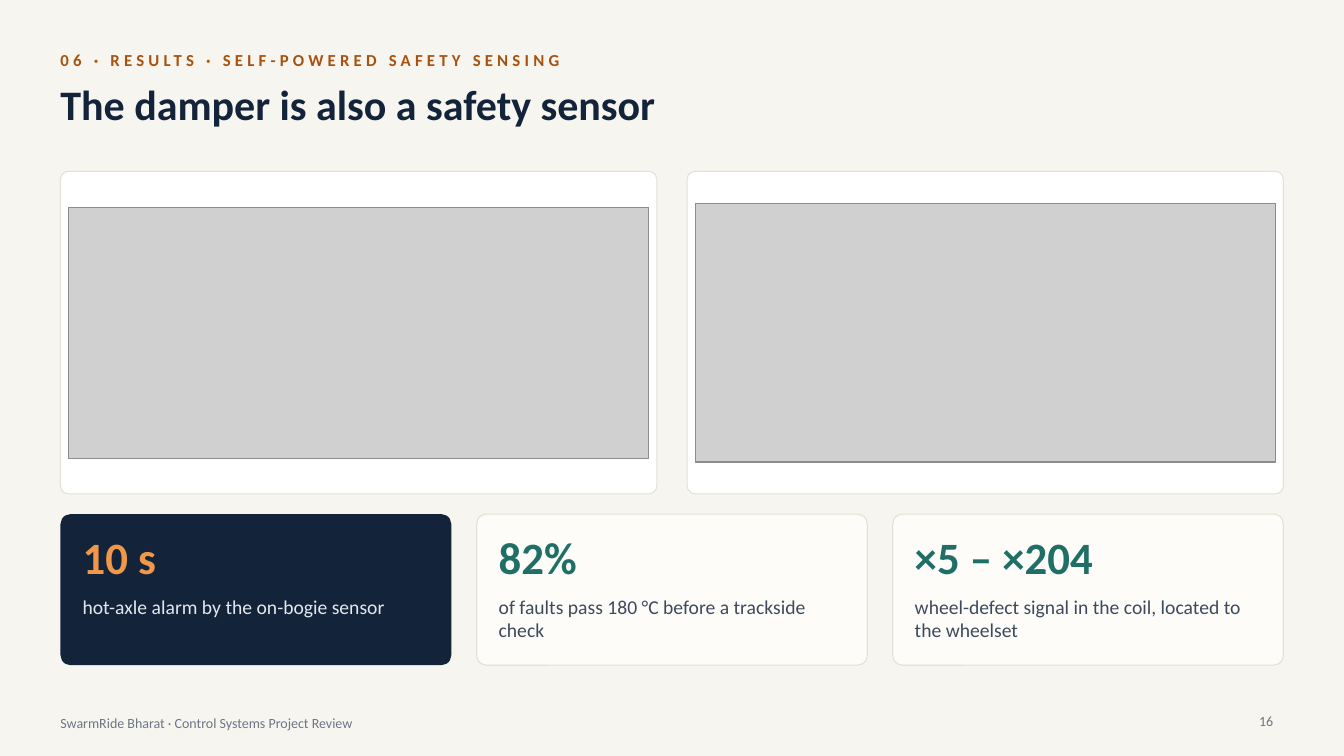
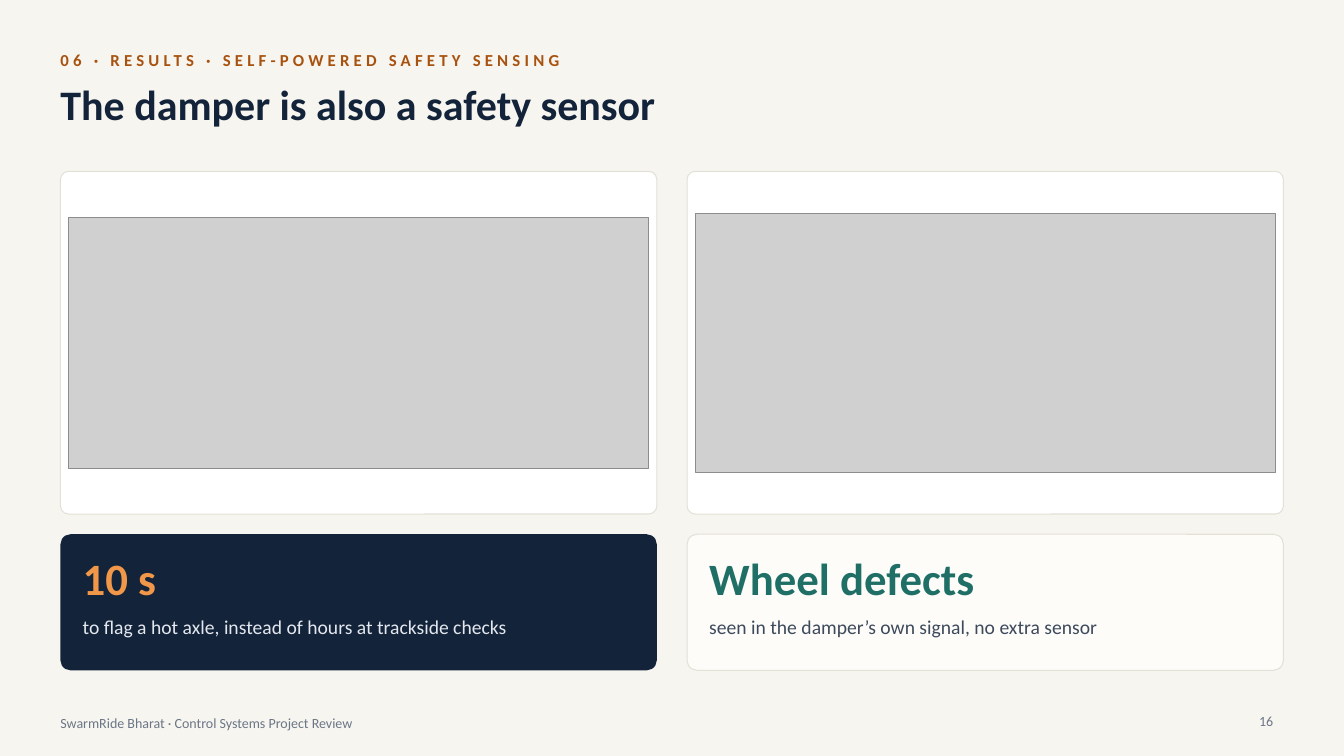
Before and after one commit to Sangeeth0301/SwarmRide-Bharat, a slide deck: slide 16 of presentation/SwarmRide_Bharat_Project_Review.pptx. Drawn at 1344x756 pixels with LibreOffice and Linux fonts; fonts in the diff are those of the drawing; grey boxes stand for pictures. Boxes give left, top, right and bottom in pixels: in the first picture for what was removed or moved away, otherwise in the second. Text is boxed around its words. In the diff, an @@ line names an element or a change of style, - is before the commit and + after.

```diff
--- a/presentation/SwarmRide_Bharat_Project_Review.pptx
+++ b/presentation/SwarmRide_Bharat_Project_Review.pptx
@@ rounded rectangle: place and size @@
-rounded rectangle at (60,171,657,494)
+rounded rectangle at (60,171,657,514)
@@ rounded rectangle: place and size @@
-rounded rectangle at (688,171,1285,494)
+rounded rectangle at (688,171,1285,514)
@@ picture: place and size @@
-picture at (69,207,649,458)
+picture at (69,217,649,468)
@@ picture: place and size @@
-picture at (696,204,1276,463)
+picture at (696,214,1276,473)
@@ rounded rectangle: place and size @@
-rounded rectangle at (60,514,452,665)
+rounded rectangle at (60,534,657,670)
@@ proportions changed in 4 elements at (60,171,657,514), (688,171,1285,514), (60,534,657,670), (688,534,1285,670) @@
@@ rounded rectangle: place and size @@
-rounded rectangle at (477,514,868,665)
+rounded rectangle at (688,534,1285,670)
@@ rounded rectangle removed at (893,514,1285,665) @@
@@ text "10 s": place and size @@
-text "10 s" at (83,544,156,575)
+text "10 s" at (83,565,156,596)
@@ text removed at (499,543,577,575) @@
-82%
@@ text added at (709,563,974,596), 32 pt, text #1F6F66, bold @@
+Wheel defects
@@ text removed at (915,544,1092,575) @@
-×5 – ×204
@@ text at (83,620,506,638): text changed @@
-hot-axle alarm by the on-bogie sensor
+to flag a hot axle, instead of hours at trackside checks
@@ text removed at (499,600,806,637) @@
-of faults pass 180 °C before a trackside check
@@ text added at (709,620,1097,638), 14 pt, text #3D4A5C @@
+seen in the damper’s own signal, no extra sensor
@@ text removed at (915,600,1241,637) @@
-wheel-defect signal in the coil, located to the wheelset
```
Also in this commit, not shown: 5 other slides changed, 1 slide added, 1 slide removed.
